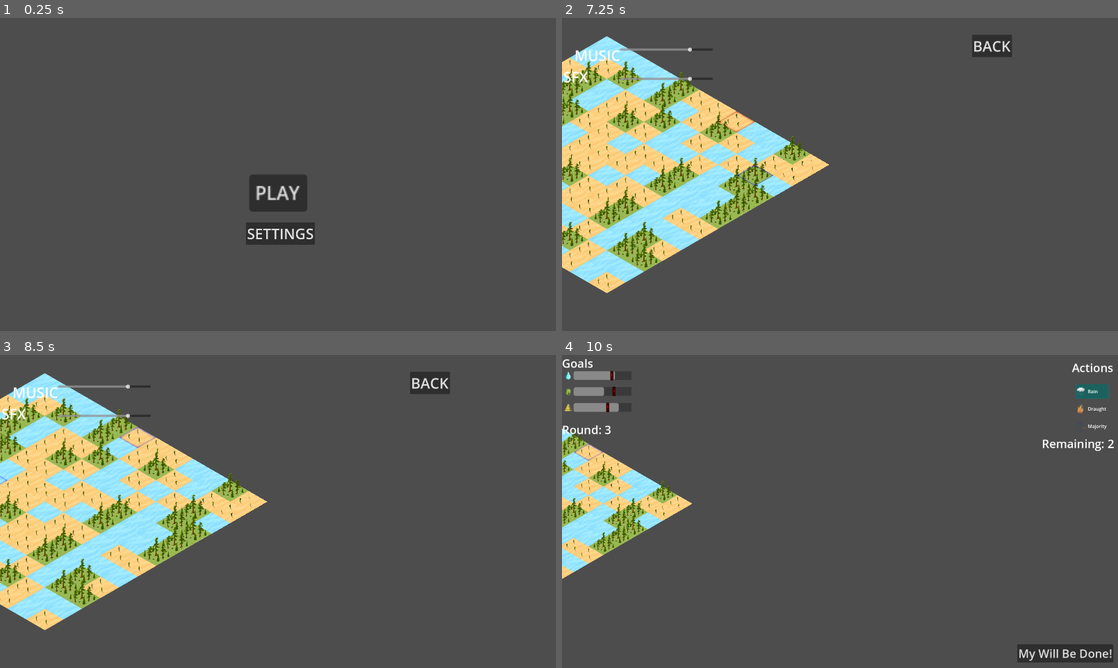
Above: before the commit, frames 1-4 (two rows, left to right).
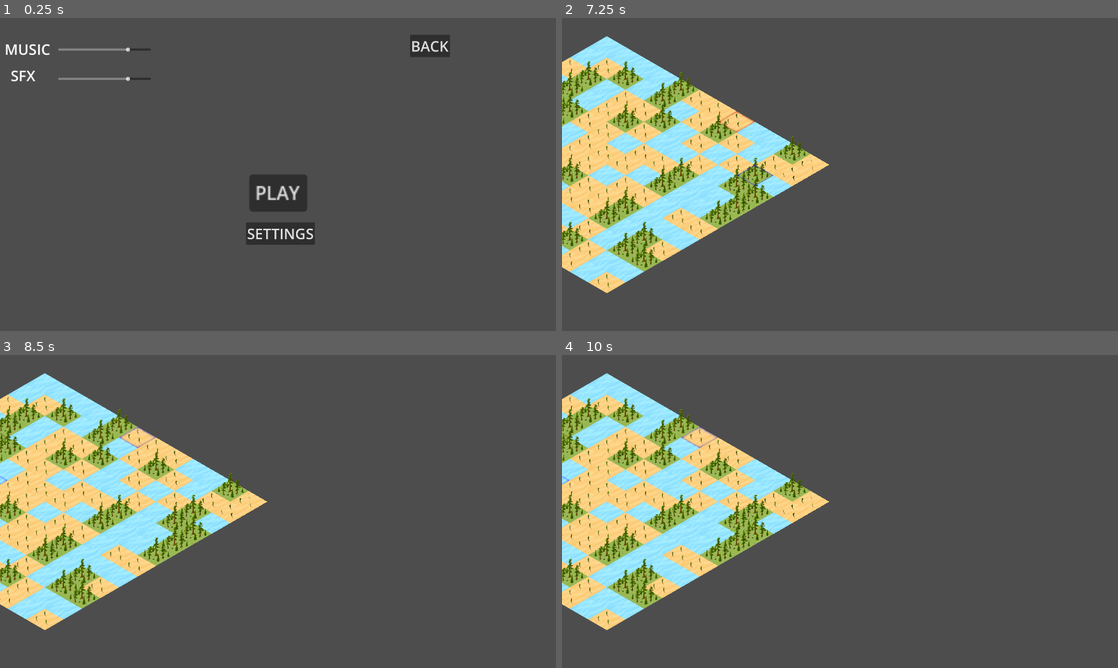
Above: after the commit, the same moments.

Repository: matouseek/game_jam_24
Game: Godot game, scene res://scenes/menu.tscn
The game is run twice, just before and just after one commit, with the same random seed, the same clock (stepped at 60 frames per second) and the same inputs. The engine's default icon, where the game draws it, is replaced by a stand-in: a white triangle on a blue panel in a dark square.
Inputs (mouse positions are in pixels of both pictures, inside the frame that each line leads up to):
- Up to frame 1 (0.25 s): no input
- Up to frame 2 (7.25 s): click "PLAY" at 0.5 s; click "PLAY" at 1.25 s; click "My Will Be Done!" at 2 s; click "My Will Be Done!" at 2.75 s; move the mouse to (962, 158) at 3.52 s; press the mouse at (962, 158) at 3.53 s; hold D (right) 3.53-4.28 s; move the mouse to (728, 190) at 4.27 s; release the mouse at (728, 190) at 4.28 s; hold S (down) 4.28-5.03 s; tap U (undo) at 4.35 s; move the mouse to (895, 105) at 5.02 s; hold D (right) 5.03-5.78 s; hold Mouse wheel up (zoom_in) 5.03-5.78 s; tap Enter at 5.75 s; move the mouse to (812, 237) at 5.77 s; hold W (up) 5.78-6.53 s; tap Mouse wheel down (zoom_out) at 5.85 s; move the mouse to (1006, 221) at 6.52 s; press the mouse at (1006, 221) at 6.53 s; hold A (left) from 6.53 s (still down); tap Escape (settings) at 7.15 s
- Up to frame 3 (8.5 s): move the mouse to (111, 464) at 7.27 s; release the mouse at (111, 464) at 7.28 s; tap U (undo) at 7.35 s; move the mouse to (305, 511) at 8.02 s; release A (left) at 8.03 s; hold S (down) from 8.03 s (still down); hold Mouse wheel up (zoom_in) from 8.03 s (still down)
- Up to frame 4 (10 s): release S (down) at 8.75 s; release Mouse wheel up (zoom_in) at 8.75 s; click (990, 383) at 8.75 s, where only the run before the commit has a clickable "BACK"; tap Space at 9.5 s; move the mouse to (756, 433) at 9.52 s; hold D (right) from 9.53 s (still down); tap Mouse wheel down (zoom_out) at 9.6 s

The runs differ from the first frame. In frame 1, 0.9% of the frame differs, in the area x 1-81%, y 5-21%; in frame 2, 0.9%; in frame 3, 0.9%; in frame 4, 23%, in the area x 0-100%, y 1-99%.

Commit message:
Audio labels fixed

Diff:
--- a/scenes/audio_settings.tscn
+++ b/scenes/audio_settings.tscn
@@ -6,7 +6,6 @@
 
 [node name="AudioSettings" type="CanvasLayer"]
 process_mode = 3
-visible = false
 script = ExtResource("1_64tt8")
 
 [node name="SFX" type="HSlider" parent="."]
@@ -44,8 +43,10 @@
 anchor_top = 0.087037
 anchor_right = 0.0666667
 anchor_bottom = 0.150926
-offset_right = -45.0
-offset_bottom = -46.0
+offset_left = -26.9999
+offset_top = -21.0
+offset_right = 45.9999
+offset_bottom = -21.0001
 theme_override_font_sizes/font_size = 50
 text = "MUSIC"
 metadata/_edit_use_anchors_ = true
@@ -54,8 +55,12 @@
 anchors_preset = -1
 anchor_left = 0.00260417
 anchor_top = 0.155556
-anchor_right = 0.0848958
+anchor_right = 0.05625
 anchor_bottom = 0.219444
+offset_left = 32.0
+offset_top = -4.00047
+offset_right = 32.0001
+offset_bottom = -3.99953
 theme_override_font_sizes/font_size = 50
 text = "SFX"
 metadata/_edit_use_anchors_ = true
